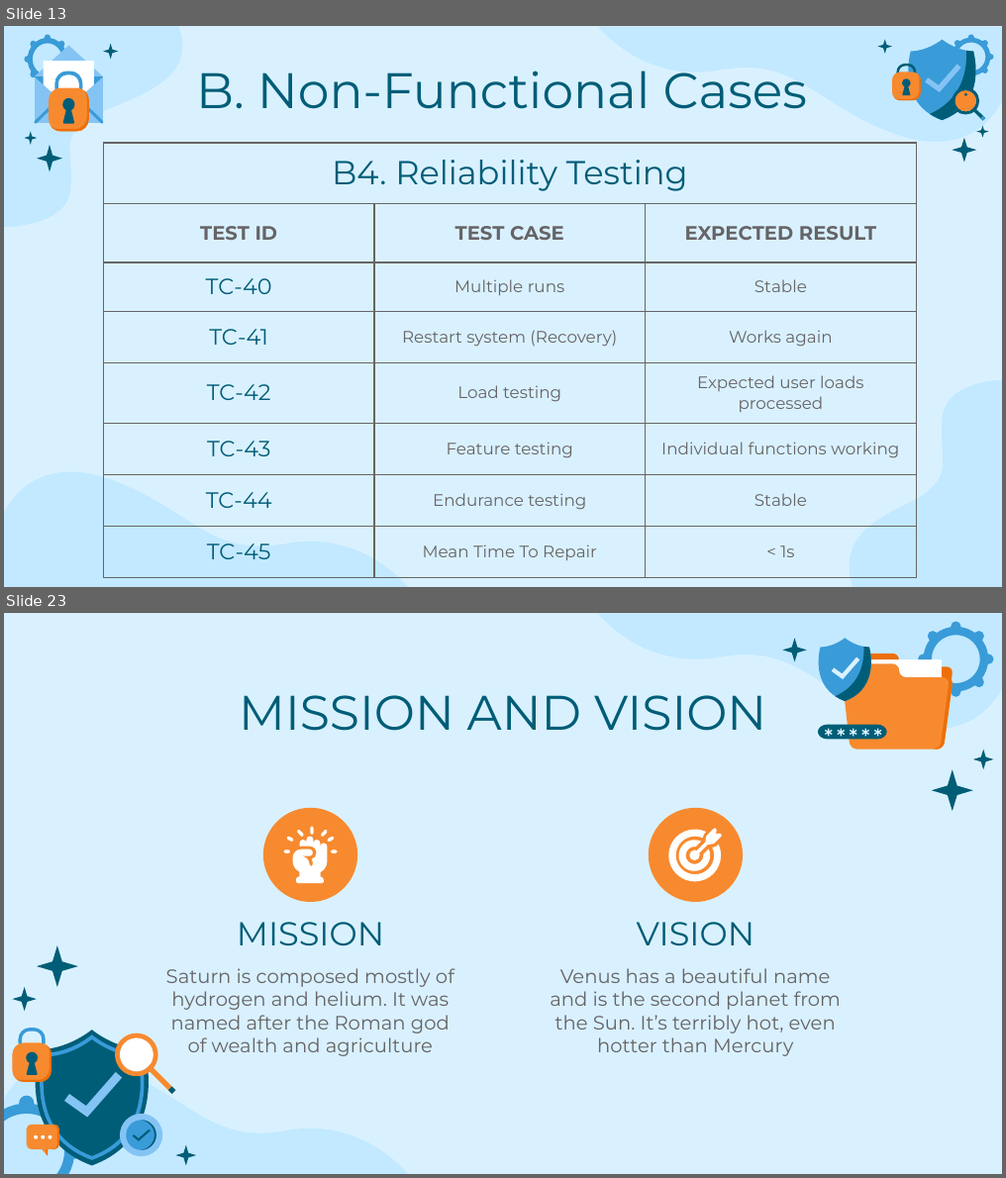
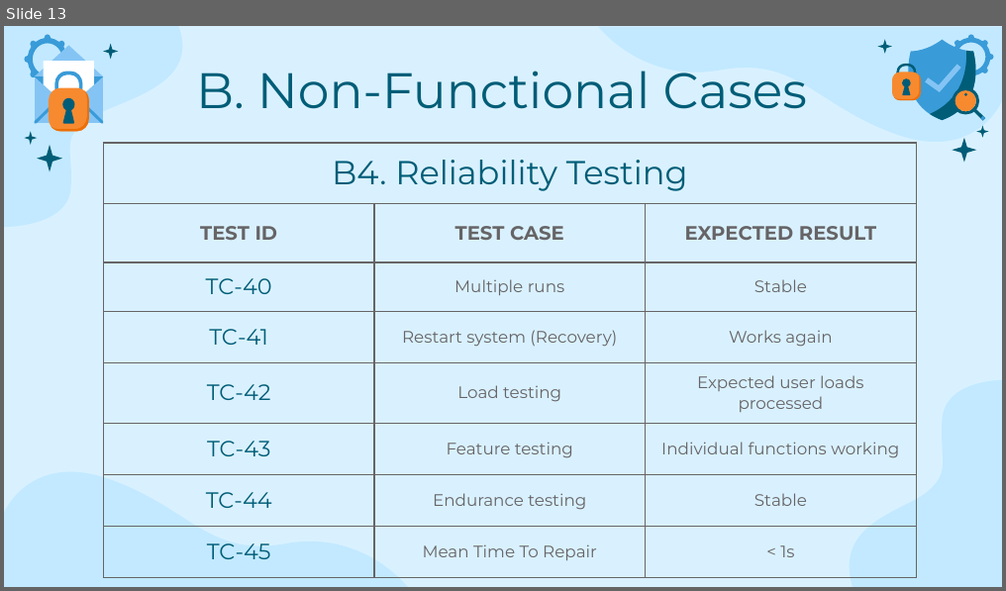
Before and after one commit to MiraPhilip12/Graduation_Project_ESLSCA, a slide deck: Milestone 5/Testing and Evaluation.pptx. Shown one above the other, each under a label of ours: slides 13 and 23 before the commit, slide 13 after it; the slides between them are not shown. The pictures are 1006x1178 and 1006x591 pixels, drawn with LibreOffice and Linux fonts; fonts in the diff are those of the drawing. Boxes give left, top, right and bottom in pixels: in the first picture for what was removed or moved away, otherwise in the second. Text is boxed around its words. In the diff, an @@ line names an element or a change of style, - is before the commit and + after.

```diff
--- a/Milestone 5/Testing and Evaluation.pptx
+++ b/Milestone 5/Testing and Evaluation.pptx
@@ slide 23 removed at [4, 613, 1002, 1174], background #D9F1FF; not listed: 2 template elements that a slide beside it also shows @@
@@ title removed at [239, 695, 766, 731] @@
-MISSION AND VISION
@@ group removed at [782, 621, 994, 812]: 18 freeform shapes @@
@@ ellipse removed at [263, 808, 357, 901] @@
@@ ellipse removed at [648, 808, 743, 901] @@
@@ group removed at [283, 827, 338, 883]: 8 freeform shapes @@
@@ freeform shape removed at [668, 830, 721, 881] @@
@@ freeform shape removed at [678, 840, 710, 870] @@
@@ freeform shape removed at [689, 829, 723, 861] @@
@@ title removed at [237, 922, 384, 947] @@
-MISSION
@@ title removed at [637, 922, 754, 947] @@
-VISION
@@ subtitle removed at [166, 968, 454, 1057] @@
-Saturn is composed mostly of hydrogen and helium. It was named after the Roman god of wealth and agriculture
@@ subtitle removed at [549, 968, 841, 1057] @@
-Venus has a beautiful name and is the second planet from the Sun. It’s terribly hot, even hotter than Mercury
@@ group removed at [4, 946, 197, 1174]: 25 freeform shapes @@
```
Also in this commit, not shown: 20 other slides removed, 2 other files.
